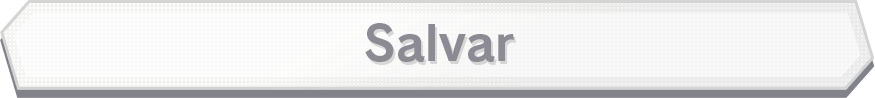
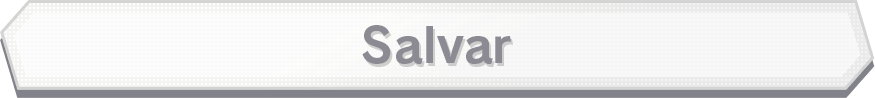
The second 875 × 98 image is a revision of the first. Changes to its layers:
added layer "Salvar V2 Centralizado" above "Salvar" over bbox(362, 25, 511, 64)
hid "Salvar" over bbox(365, 23, 514, 62)
